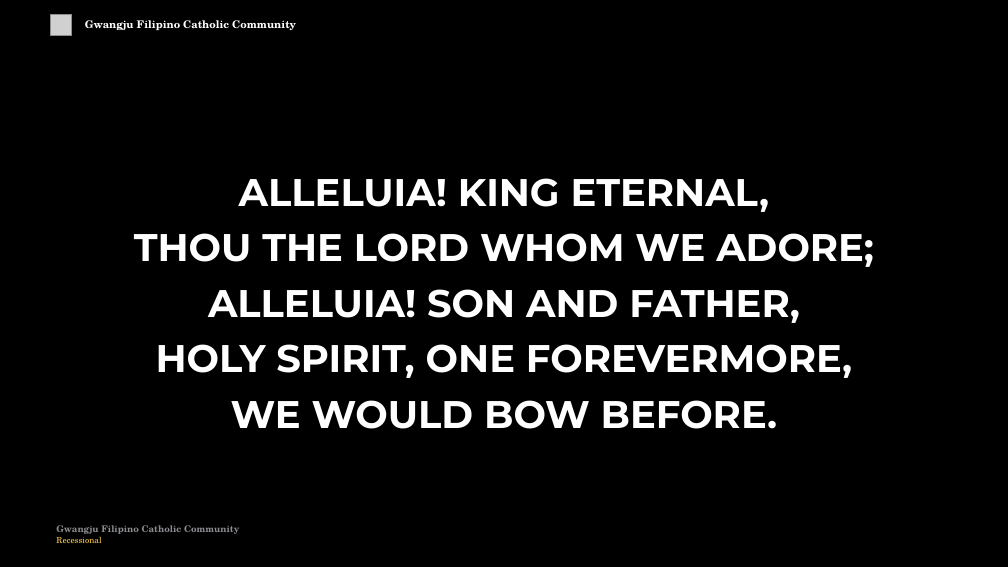
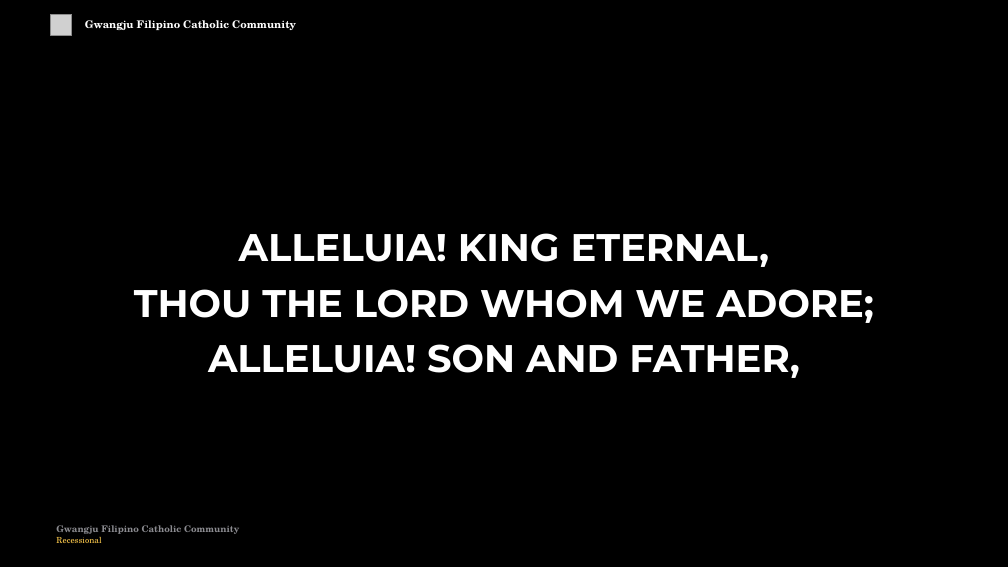
Before and after one commit to divinogabriel9/verbum, a slide deck: slide 82 of outputs/GFCC26Apr2026_Eastertide.pptx (slide 81 before the commit). Drawn at 1008x567 pixels with LibreOffice and Linux fonts; fonts in the diff are those of the drawing; grey boxes stand for pictures. Boxes give left, top, right and bottom in pixels: in the first picture for what was removed or moved away, otherwise in the second. Text is boxed around its words. In the diff, an @@ line names an element or a change of style, - is before the commit and + after.

```diff
--- a/outputs/GFCC26Apr2026_Eastertide.pptx
+++ b/outputs/GFCC26Apr2026_Eastertide.pptx
@@ text "ALLELUIA! KING ETERNAL,": place and size @@
-text "ALLELUIA! KING ETERNAL," at (134,178,874,429)
+text "ALLELUIA! KING ETERNAL," at (134,233,874,378)
@@ text at (156,344,852,429): paragraphs removed @@
-HOLY SPIRIT, ONE FOREVERMORE,
-WE WOULD BOW BEFORE.
```
Also in this commit, not shown: 22 other slides changed, 12 slides added, 11 slides removed, 54 other files.
